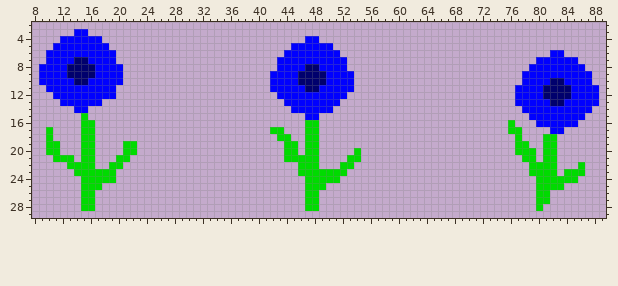
File history of a sprite sheet, dist/blue_flower.png. Above: the version before the commit.
The file is 96x32 pixels. Shown: x 8..89, y 2..29.
Once edited:
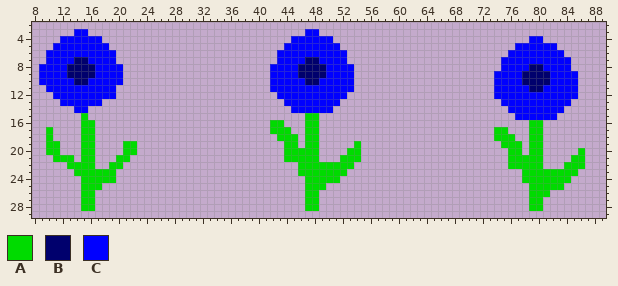
Palette (. is transparent): A #00db00  B #00006d  C #0000ff
Difference:
Changed rows in their new state; - is an unchanged pixel.
first column x 42:
 3 -----CC----------------------------------------
 4 ---CC--CC----------------------------CC--------
 5 --C------C-------------------------CCCCCC------
 6 -C--------C-----------------------CCCCCC-------
 7 -----BB--------------------------CCCCC-----.---
 8 C---B--B---C---------------------CCCCBB----..--
 9 --------------------------------CCCCBBBB----..-
10 ----C--C------------------------CCCCBBBBCC--..-
11 -----CC-------------------------CCC--BBCCCC-...
12 --------------------------------CCC----CCCC-...
13 ---------------------------------CC-----CC-....
14 ----------------------------------CC------....-
15 -----AA----------------------------CC----....--
16 AA--------------------------------.--AA.....---
17 --A-----------------------------AA..-AA-..-----
18 ---A----------------------------AAA.-AA..------
19 ------------A--------------------AA-.AA..------
20 ----A------A----------------------A-.-A..---A--
21 ----------A-----------------------AA--A..--AA--
22 -------AAA------------------------AAA--..-AA---
23 ------------------------------------A----A--.--
24 ------------------------------------AA-----.---
25 -------------------------------------A---------
26 -------------------------------------A---------
27 -------------------------------------A-.-------
28 -------------------------------------A---------
